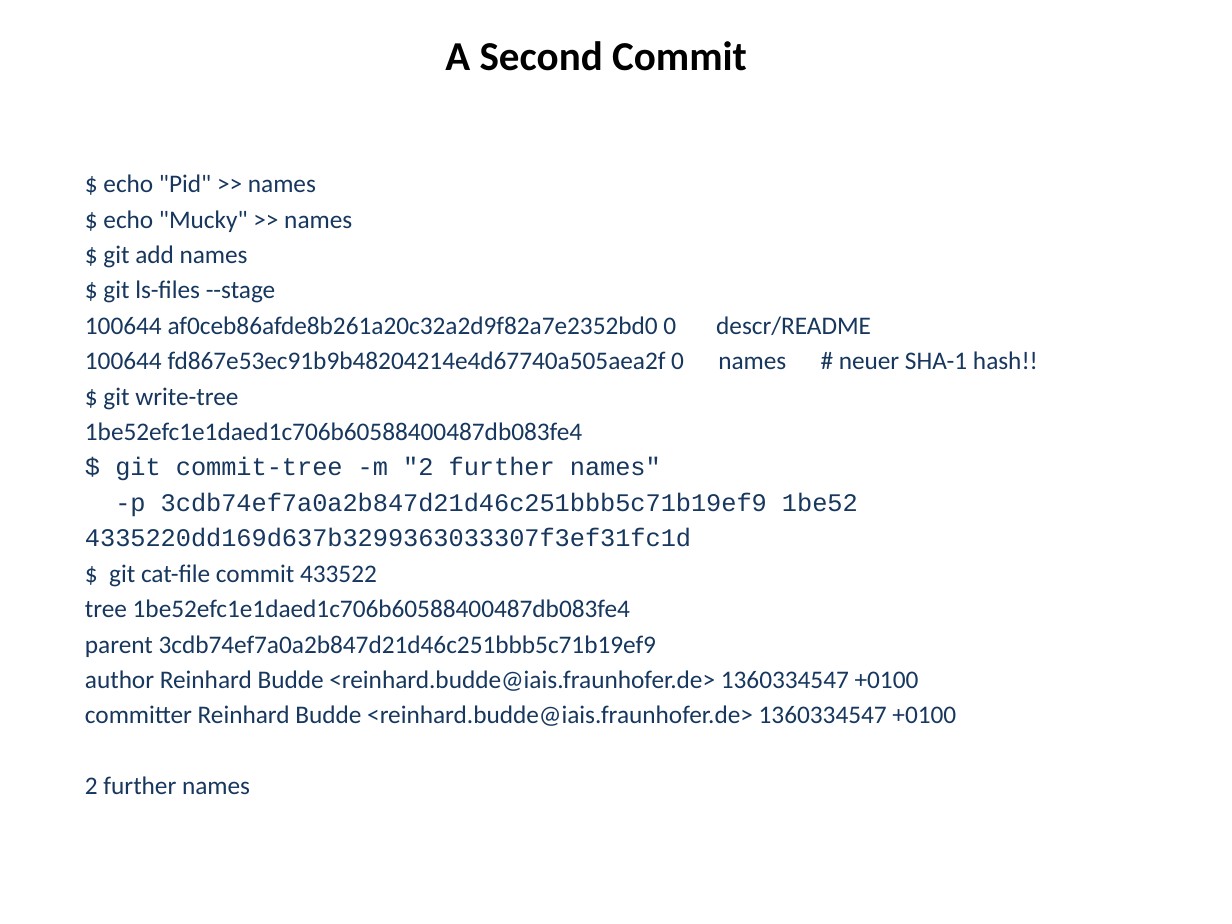
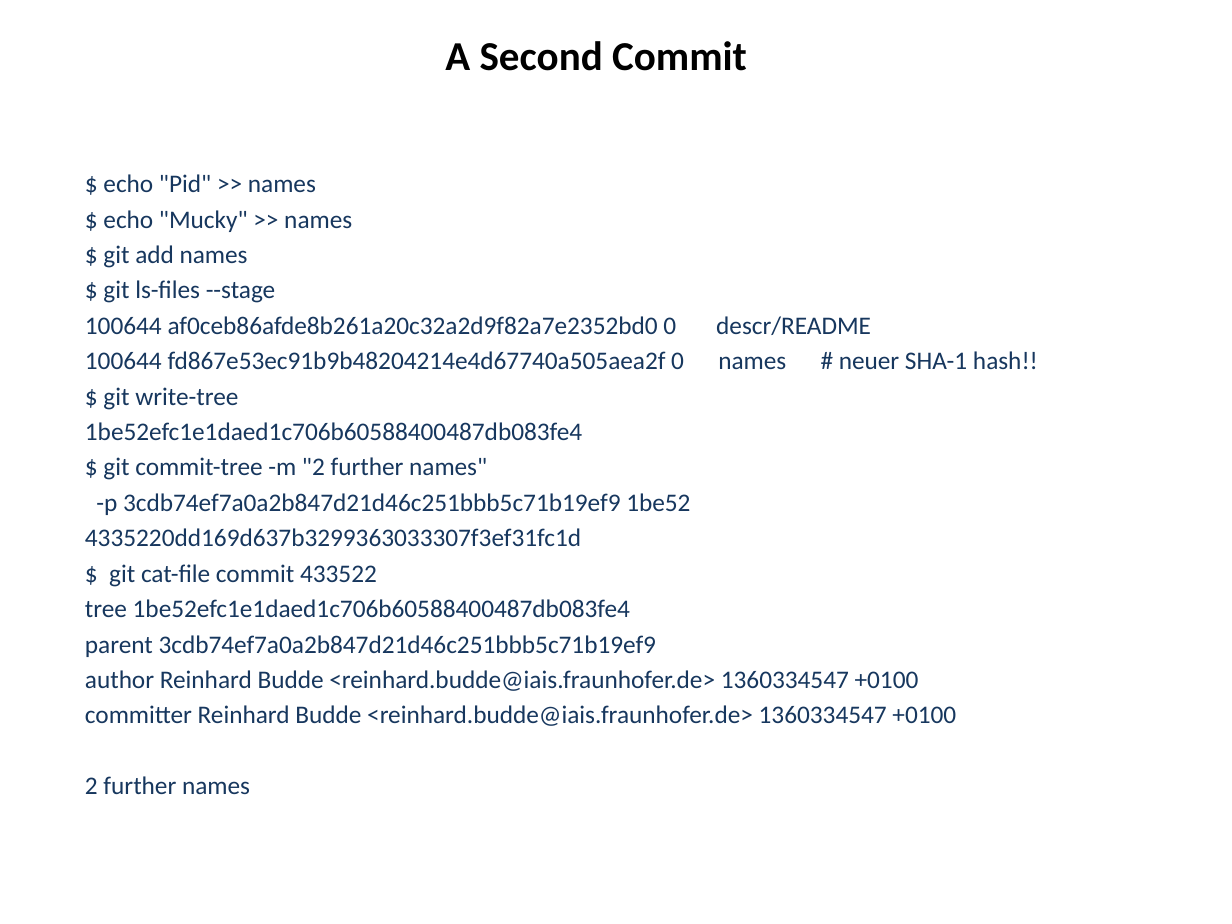
Before and after one commit to hanbei/git_tutorial, a slide deck: slide 15 of architektur.pptx. Drawn at 1232x924 pixels with LibreOffice and Linux fonts; fonts in the diff are those of the drawing. Boxes give left, top, right and bottom in pixels: in the first picture for what was removed or moved away, otherwise in the second. Text is boxed around its words. In the diff, an @@ line names an element or a change of style, - is before the commit and + after.

```diff
--- a/architektur.pptx
+++ b/architektur.pptx
@@ text at bbox=[85, 457, 690, 546]: font Courier New to Calibri in "$ git commit-tree -m "2 further names"", "-p 3cdb74ef7a0a2b847d21d46c251bbb5c71b19ef9 1be52", "4335220dd169d637b3299363033307f3ef31fc1d" @@
```
Also in this commit, not shown: 7 other slides changed, 4 slides added.
